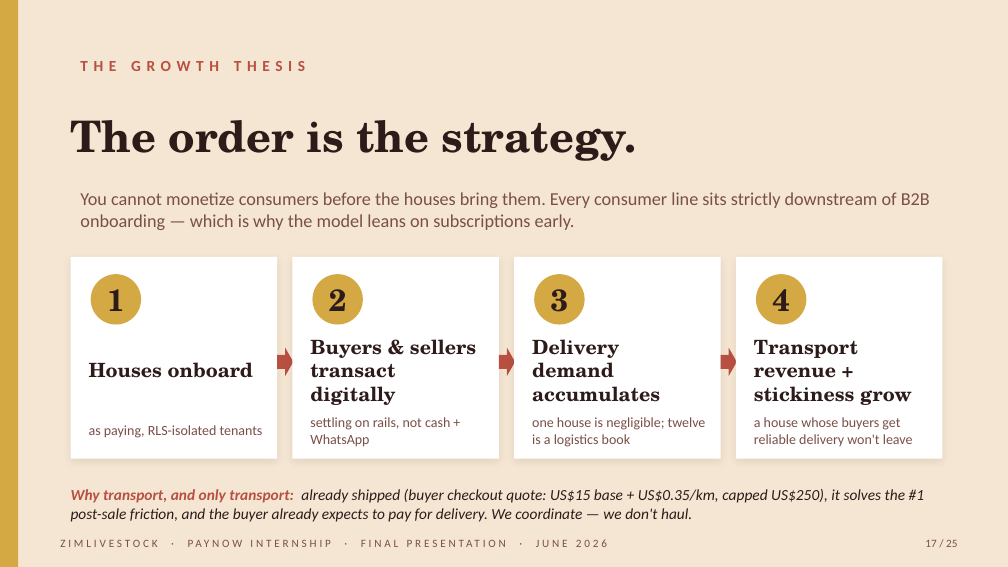
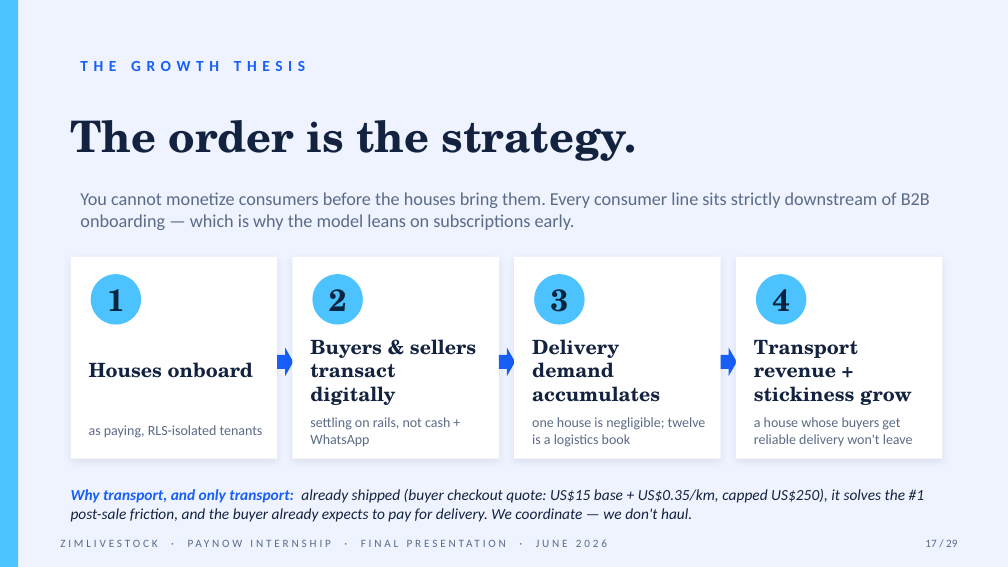
Before and after one commit to muudzo/livestockl, a slide deck: slide 17 of deliverables/internship-return/zimlivestock-final-presentation.pptx. Drawn at 1008x567 pixels with LibreOffice and Linux fonts; fonts in the diff are those of the drawing. Boxes give left, top, right and bottom in pixels: in the first picture for what was removed or moved away, otherwise in the second. Text is boxed around its words. In the diff, an @@ line names an element or a change of style, - is before the commit and + after.

```diff
--- a/deliverables/internship-return/zimlivestock-final-presentation.pptx
+++ b/deliverables/internship-return/zimlivestock-final-presentation.pptx
@@ background #F5E6D3 to #EEF3FF @@
@@ text "THE GROWTH THESIS" at <box>80,61,305,71</box>: text colour #B85042 to #175FF8 @@
@@ text colour #2D1B1A to #0A2540 in 4 elements at <box>107,289,125,311</box>, <box>329,289,347,311</box>, <box>551,289,569,312</box>, <box>772,289,790,311</box> @@
@@ fill #D4A843 to #4CC3FF in 5 elements at <box>0,0,18,566</box>, <box>91,274,141,325</box>, <box>312,274,363,325</box>, <box>534,274,585,325</box>, <box>756,274,806,325</box> @@
@@ fill #B85042 to #175FF8 in 3 elements at <box>277,348,293,376</box>, <box>499,348,515,376</box>, <box>721,348,737,376</box> @@
@@ text colour #2D1B1A to #13233F in 5 elements at <box>71,120,636,161</box>, <box>89,362,253,378</box>, <box>310,339,476,405</box>, <box>532,339,660,402</box>, <box>754,340,912,405</box> @@
@@ text "Why transport, and only transport: ..." at <box>71,489,924,522</box>: text colour #B85042 to #175FF8 in "Why transport, and only transport:"; text colour #2D1B1A to #13233F in "already shipped (buyer checkout quote: US$15 base ..." @@
@@ text colour #7A4F47 to #5B6B86 in 6 elements at <box>80,192,930,230</box>, <box>89,425,263,438</box>, <box>310,417,450,447</box>, <box>532,417,706,447</box>, <box>754,417,913,446</box>, <box>60,539,607,547</box> @@
@@ text at <box>925,540,957,547</box>: text changed; text colour #7A4F47 to #5B6B86 @@
-17 / 25
+17 / 29
```
Also in this commit, not shown: 24 other slides changed, 4 slides added, 1 other file.
